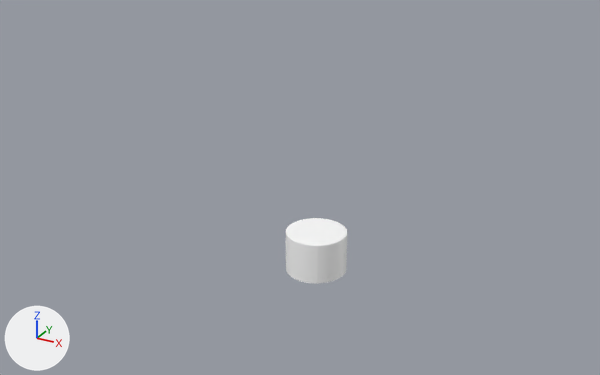
Two versions of the FBX model Assets/[ART]/Models/PlatformRome01.fbx, one commit apart.
The view is the same before and after, from a 50 mm lens placed at (11.93, -22.88, 12.96), pointed at (-0.7, 0.09, 1.47). The lights are fixed; the arrows at lower left show +X, +Y and +Z. Where no turn or scale is listed for an object, it has been applied to the vertices. Vertices at the same position are counted once.

Objects in the first picture: 'PlatformRome01_01', 'PlatformRome01_06'.
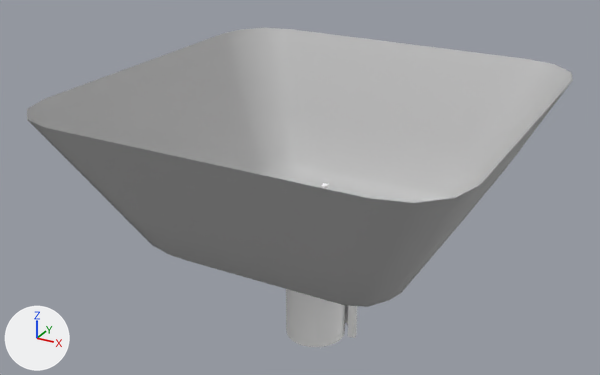
Boxes (x1, y1, x2, y2) around the edits, measured in the pictures (600 x 375 px; the box of a moved part takes in the faces that stretch with it):
'PlatformRome01_Fog', added: after (27, 28, 573, 307)
'PlatformRome01_06', reshaped: before (290, 237, 318, 283); after (290, 290, 317, 347)
'PlatformRome01_01', reshaped: before (317, 236, 344, 284); after (317, 298, 343, 347)
'PlatformRome01_Columns01', added: after (322, 183, 357, 338)
part 1 of me_mesh_014, moved or reshaped: before (290, 239, 318, 283); after (290, 290, 317, 340)
part 2 of me_mesh_017, moved or reshaped: before (317, 239, 344, 284); after (317, 298, 343, 347)

Patch to the scene script:
```diff
--- a/Assets/[ART]/Models/PlatformRome01.fbx.py
+++ b/Assets/[ART]/Models/PlatformRome01.fbx.py
@@ mat_lambert1 @@
+mat_lambert1 = principled_material('lambert1')
+mat_lambert1.base_color = (0.5, 0.5, 0.5)  # grey #bcbcbc
@@ me_mesh_014 @@
 # used by ob_platformrome01_06; location = (0.0, 0.0, -0.07)
-me_mesh_014.from_pydata(...)  # 41 vertices, 30 faces; spans x -0.537..0.537, y -1.073..-0.65, z -1.38..0.073
+me_mesh_014.from_pydata(...)  # 46 vertices, 36 faces; spans x -0.537..0.537, y -1.073..-0.65, z -3.974..0.073
+# me_mesh_014 part 1
+# 13 vertices are removed from x -0.537..0.537, y -1.073..-0.65, z -1.38..-1.368
+# 12 faces are deleted
+# 11 new vertices lie (0.0, 0.0, -4.034) away from vertices in x -0.537..0.537, y -1.073..-0.659, z 0.06..0.073
+# 7 new vertices lie (0.0, 0.0, -4.031) away from vertices in x -0.375..0.375, y -0.75..-0.65, z 0.07
+# 18 new faces join them
 me_mesh_014.materials.append(mat_mat_general01)
@@ me_mesh_017 @@
 # used by ob_platformrome01_01; location = (0.0, 0.0, -0.07)
-me_mesh_017.from_pydata(...)  # 42 vertices, 30 faces; spans x 0.375..1.073, y -0.93..0.0, z -1.38..0.073
+me_mesh_017.from_pydata(...)  # 48 vertices, 36 faces; spans x 0.375..1.073, y -0.93..0.0, z -3.974..0.073
+# me_mesh_017 part 2
+# 14 vertices are removed from x 0.375..1.073, y -0.93..0.0, z -1.38..-1.368
+# 12 faces are deleted
+# 2 vertices are added at (1.049, 0.0, -3.961), (0.761, 0.0, -3.961)
+# 10 new vertices lie (0.0, 0.0, -4.034) away from vertices in x 0.38..1.073, y -0.93..0.0, z 0.06..0.073
+# 8 new vertices lie (0.0, 0.0, -4.031) away from vertices in x 0.375..0.75, y -0.65..0.0, z 0.07
+# 18 new faces join them
 me_mesh_017.materials.append(mat_mat_general01)
@@ me_mesh_1 @@
+me_mesh_1.from_pydata(...)  # 1570 vertices, 1493 faces; spans x -0.53..1.48, y 0.17..1.5, z -4.04..1.19
+me_mesh_1.materials.append(mat_mat_general01)  # its picture is missing
@@ me_mesh_025 @@
+me_mesh_025.from_pydata(...)  # 64 vertices, 57 faces; spans x -6.96..6.96, y -6.96..6.96, z 0.0..5.42
+me_mesh_025.materials.append(mat_lambert1)  # grey #bcbcbc
@@ ob_platformrome01_columns01 @@
+ob_platformrome01_columns01 = bpy.data.objects.new('PlatformRome01_Columns01', me_mesh_1)
+ob_platformrome01_columns01.location = (0.0, 0.0, 0.0)
@@ ob_platformrome01_fog @@
+ob_platformrome01_fog = bpy.data.objects.new('PlatformRome01_Fog', me_mesh_025)
+ob_platformrome01_fog.location = (0.0, 0.0, -0.31)
```
